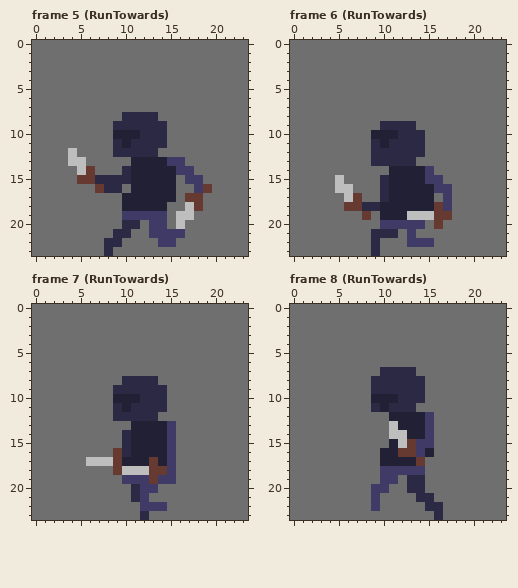
Pixel-art file, stored at Assets/Sprites/Asperite files/AnimationsTest.aseprite. Above is the file before it was changed.
24x24 pixels, 20 frames. Shown: frame 5 (RunTowards), frame 6 (RunTowards), frame 7 (RunTowards), frame 8 (RunTowards). The commit also changed other frames, which this record leaves out.
After the commit:
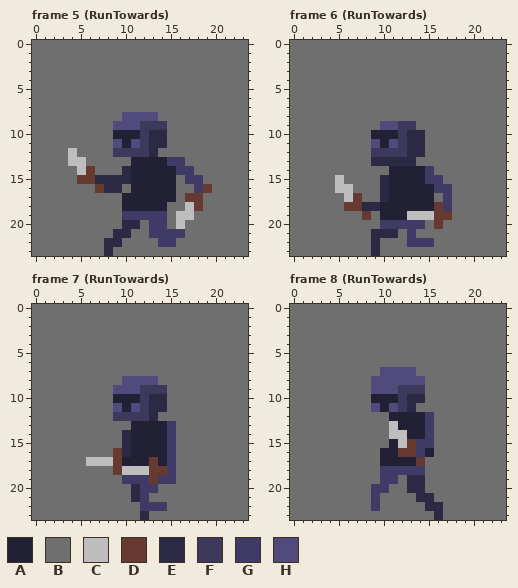
Palette (. is transparent): A #222034  B #6f6f6f  C #bebebe  D #663931  E #2c2944  F #3d395c  G #403b66  H #514b7d
Commit message: Idle animation for new sprite
From old to new:
--- frame 5 (RunTowards), layer "Layer 1"
@@ x 7..16 @@
  7 BBBBBBBBBB
- 8 BBBEEEEBBB
- 9 BBEEEEEEBB
-10 BBAAAEEEBB
-11 BBEAEEEEBB
-12 BBEEEEEBBB
+ 8 BBBHHHHBBB
+ 9 BBHHHFFFBB
+10 BBAAAFEEBB
+11 BBHAHFEEBB
+12 BBFFFFEBBB
 13 BBBBAAAAGG
--- frame 6 (RunTowards), layer "Layer 1"
@@ x 7..15 @@
  8 BBBBBBBBB
- 9 BBBEEEEBB
-10 BBAAAEEEB
-11 BBEAEEEEB
-12 BBEEEEEEB
+ 9 BBBHHFFBB
+10 BBAAAFEEB
+11 BBHAHFEEB
+12 BBFFFFEEB
 13 BBEEEEEBB
--- frame 7 (RunTowards), layer "Layer 1"
@@ x 7..16 @@
  7 BBBBBBBBBB
- 8 BBBEEEEBBB
- 9 BBEEEEEEBB
-10 BBAAAEEEBB
-11 BBEAEEEEBB
-12 BBEEEEEBBB
+ 8 BBBHHHHBBB
+ 9 BBHHHFFFBB
+10 BBAAAFEEBB
+11 BBHAHFEEBB
+12 BBFFFFEBBB
 13 BBBBAAAAGB
--- frame 8 (RunTowards), layer "Layer 1"
@@ x 7..16 @@
  6 BBBBBBBBBB
- 7 BBBEEEEBBB
- 8 BBEEEEEEBB
- 9 BBEEEEEEBB
-10 BBAAAEEEBB
-11 BBEAEEEBBB
+ 7 BBBHHHHBBB
+ 8 BBHHHHHHBB
+ 9 BBHHHFFFBB
+10 BBAAAFEEBB
+11 BBHAHFEBBB
 12 BBBBAAAAGB
Boxes around the changes in both pictures, in picture pixels (x1, y1, x2, y2):
changed: (113, 112, 167, 157)
changed: (371, 121, 416, 157)
changed: (113, 376, 167, 421)
changed: (371, 367, 425, 412)
